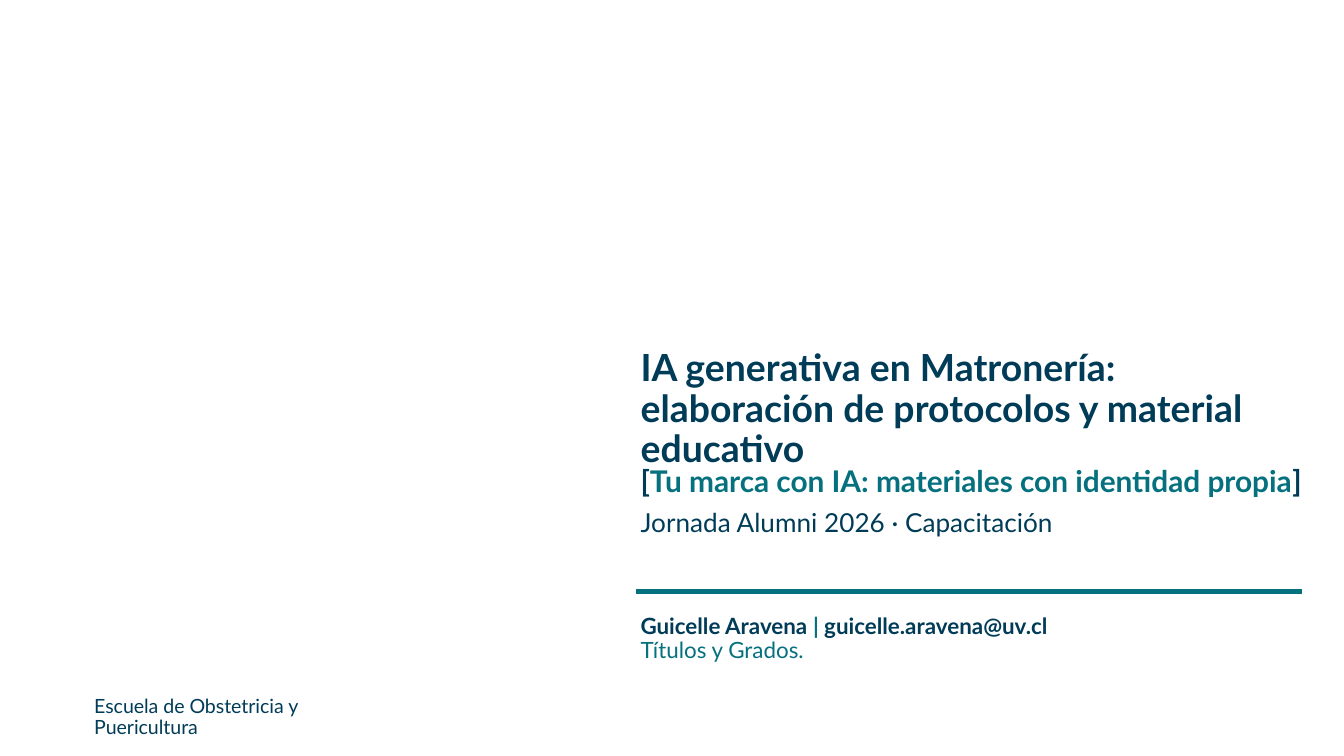
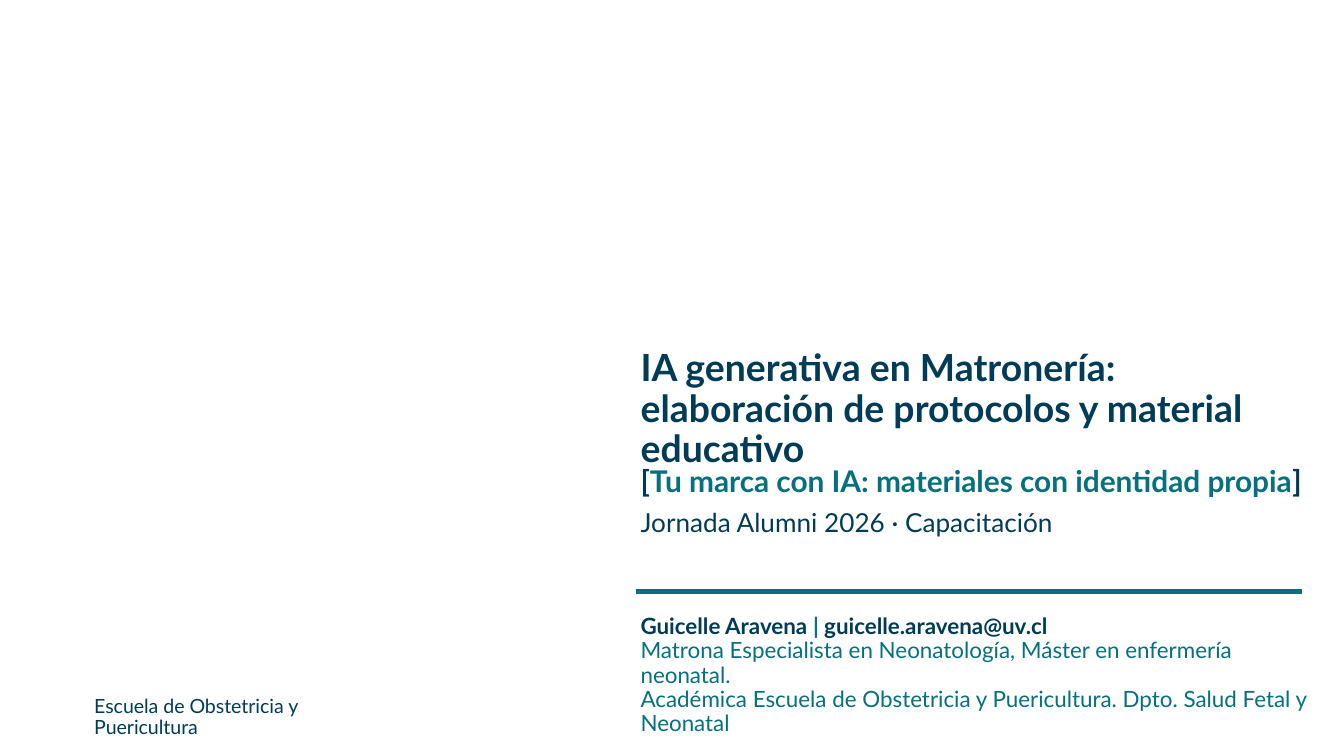
Before and after one commit to iCristian/jornada-alumni-2026, a slide deck: slide 1 of Presentaciones/IA_Matroneria_Parte_2.pptx. Drawn at 1344x756 pixels with LibreOffice and Linux fonts; fonts in the diff are those of the drawing; background and template pictures are left out. Boxes give left, top, right and bottom in pixels: in the first picture for what was removed or moved away, otherwise in the second. Text is boxed around its words. In the diff, an @@ line names an element or a change of style, - is before the commit and + after.

Commit message:
Actualizar materiales y agregar README con información del proyecto

```diff
--- a/Presentaciones/IA_Matroneria_Parte_2.pptx
+++ b/Presentaciones/IA_Matroneria_Parte_2.pptx
@@ text at bbox=[641, 617, 1308, 731]: text changed; text colour #003C58 to #06717E; bold off @@
-Guicelle Aravena | guicelle.aravena@uv.cl
-Títulos y Grados.
+Guicelle Aravena | guicelle.aravena@uv.cl
+Matrona Especialista en Neonatología, Máster en enfermería neonatal.
+Académica Escuela de Obstetricia y Puericultura. Dpto. Salud Fetal y Neonatal
```
Also in this commit, not shown: 4 other files.
